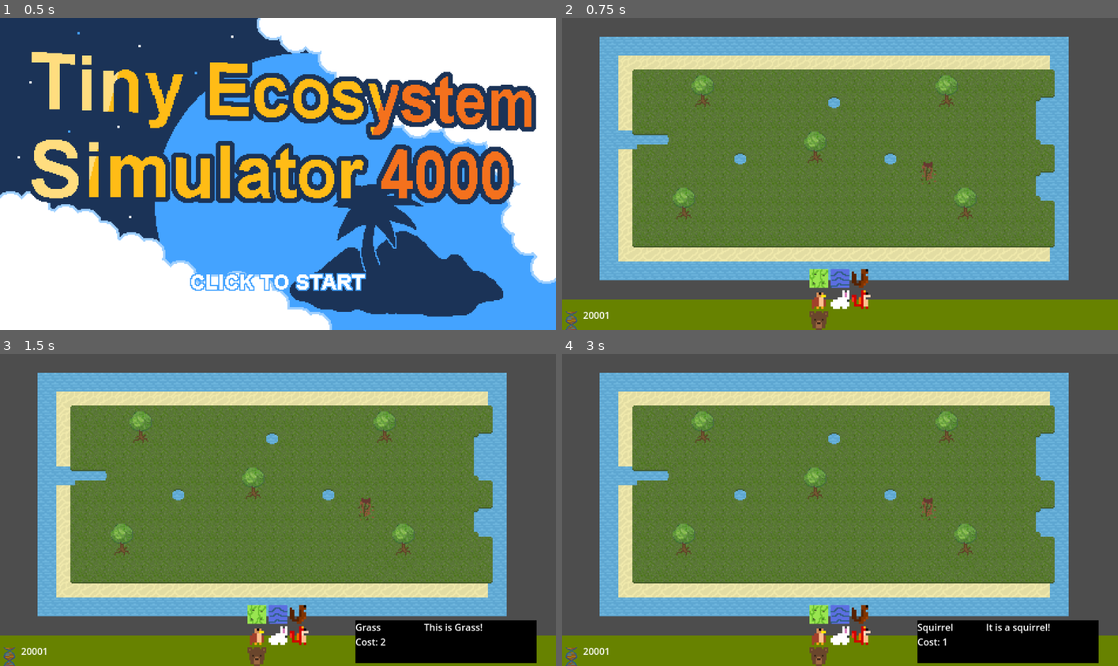
Above: before the commit, frames 1-4 (two rows, left to right).
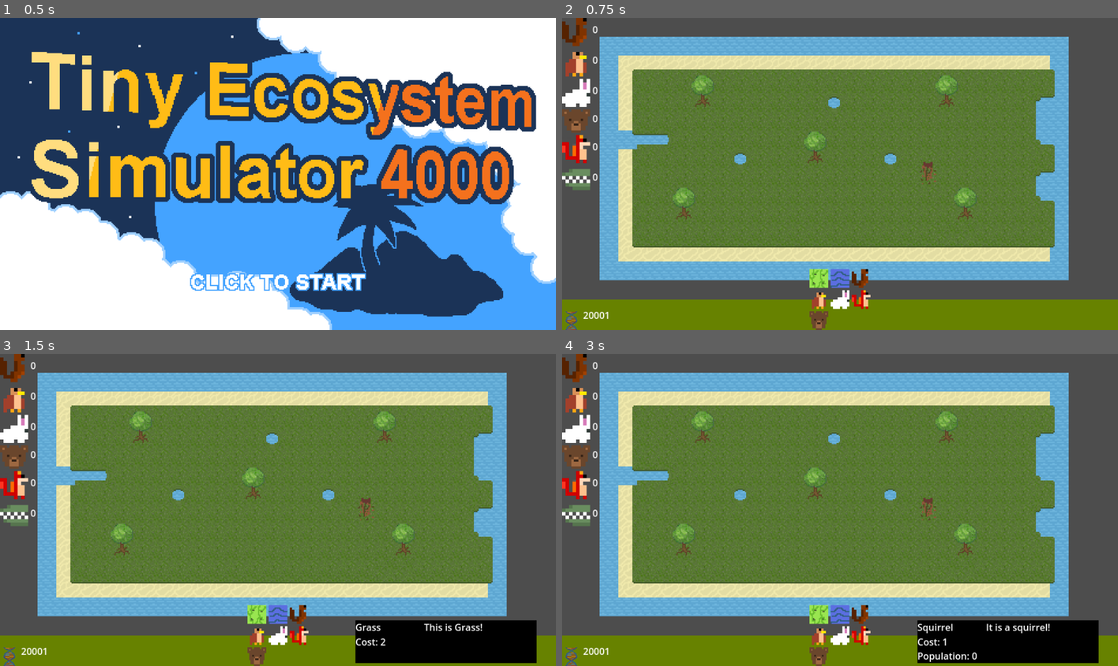
Above: after the commit, the same moments.

Repository: zliebowitz/ld56
Game: Godot game, scene res://Assets/Scripts/title_screen.tscn
Same seed, same stepped clock (60 frames per second), same inputs: the game is played once before the commit and once after it.
Inputs (mouse positions are in pixels of both pictures, inside the frame that each line leads up to):
- Up to frame 1 (0.5 s): no input
- Up to frame 2 (0.75 s): tap Enter at 0.5 s; move the mouse to (962, 158) at 0.52 s; click (962, 158) at 0.6 s
- Up to frame 3 (1.5 s): tap Space at 1.25 s; move the mouse to (255, 612) at 1.27 s; click (255, 612) at 1.35 s
- Up to frame 4 (3 s): tap Enter at 2 s; move the mouse to (840, 612) at 2.02 s; click (840, 612) at 2.1 s; tap Space at 2.75 s; move the mouse to (862, 612) at 2.77 s; click (862, 612) at 2.85 s

Frame 1 is identical in both runs. In frame 2, 1.7% of the frame differs, in the area x 0-7%, y 0-56%; in frame 3, 1.7%; in frame 4, 1.8%, in the area x 0-75%, y 0-99%.

Commit message:
fixing the animal parents and working on populations stats.

Diff:
--- a/Assets/Scripts/UI.gd
+++ b/Assets/Scripts/UI.gd
@@ -16,10 +16,14 @@
 		$Description/TileName.text = selected_name
 		$Description/TileDescription.text = selected_description
 		$Description/Cost.text = "Cost: " + str(AnimalDefinition.cost_from_name(selected_name, selected_animal_parent.get_child_count()))
+		$Description/Population.text = "Population: " + str(selected_animal_parent.get_child_count())
+
 	elif(!show_animal_info && $Description.visible):
 		$Description/TileName.text = selected_name
 		$Description/TileDescription.text = selected_description
 		$Description/Cost.text = "Cost: " + str(TileDefinition.cost_from_name(selected_name))
+		$Description/Population.text = ""
+
 
 func _on_tile_map_layer_tile_selected() -> void:
 	pass # Replace with function body.
@@ -28,6 +32,7 @@
 	tilemap.select_tile(tile_id)
 	$Description/TileName.text = tilename
 	$Description/TileDescription.text = description
+	$Description/Population.text = ""
 	$Description.visible = true
 	selected_name = tilename
 	selected_description = description
@@ -38,6 +43,7 @@
 	$Description/TileName.text = animal_name
 	$Description/TileDescription.text = descriptor
 	$Description/Cost.text = "Cost: " + str(AnimalDefinition.cost_from_name(animal_name, animal_parent.get_child_count()))
+	$Description/Population.text = "Population: " + str(animal_parent.get_child_count())
 	$Description.visible = true
 	selected_name = animal_name
 	selected_description = descriptor
--- /dev/null
+++ b/Assets/Scripts/population_hud.gd
@@ -0,0 +1,12 @@
+extends CanvasLayer
+
+
+
+# Called when the node enters the scene tree for the first time.
+func _ready() -> void:
+	pass # Replace with function body.
+
+
+# Called every frame. 'delta' is the elapsed time since the previous frame.
+func _process(delta: float) -> void:
+	pass
--- a/tilemap.tscn
+++ b/tilemap.tscn
@@ -26,6 +26,8 @@
 [ext_resource type="PackedScene" uid="uid://dt5mducivgh0f" path="res://Assets/Scripts/Animals/fox.tscn" id="20_4ynms"]
 [ext_resource type="Texture2D" uid="uid://cpr18x0j6ig2g" path="res://Graphics/Bear/BearIcon.png" id="20_xweg1"]
 [ext_resource type="PackedScene" uid="uid://evjonwcnwwmn" path="res://Assets/Scripts/Animals/Bear.tscn" id="23_tk8hd"]
+[ext_resource type="PackedScene" uid="uid://o8ok72imslx1" path="res://population_hud.tscn" id="27_3chdh"]
+[ext_resource type="Script" path="res://Assets/Scripts/population_hud.gd" id="28_gluq0"]
 
 [sub_resource type="TileSetAtlasSource" id="TileSetAtlasSource_47fab"]
 texture = ExtResource("1_lp1ne")
@@ -235,7 +237,7 @@
 animal_name = "Rabbit"
 animal_resource = ExtResource("18_055kk")
 description = "It's a Rabbit!"
-animal_parent = NodePath("../../../Animals/Hawks")
+animal_parent = NodePath("../../../Animals/Rabbit")
 
 [node name="Ui_Fox" type="TextureRect" parent="CanvasLayer/GridContainer" node_paths=PackedStringArray("animal_parent")]
 layout_mode = 2
@@ -255,7 +257,7 @@
 animal_name = "Bear"
 animal_resource = ExtResource("23_tk8hd")
 description = "It's a Bear!"
-animal_parent = NodePath("../../../Animals/Hawks")
+animal_parent = NodePath("../../../Animals/Bear")
 
 [node name="Description" type="ColorRect" parent="CanvasLayer"]
 visible = false
@@ -281,6 +283,15 @@
 offset_bottom = 12.0
 grow_vertical = 2
 
+[node name="Population" type="RichTextLabel" parent="CanvasLayer/Description"]
+layout_mode = 1
+anchors_preset = 2
+anchor_top = 1.0
+anchor_bottom = 1.0
+offset_top = -24.0
+offset_right = 249.0
+grow_vertical = 0
+
 [node name="TileDescription" type="RichTextLabel" parent="CanvasLayer/Description"]
 layout_mode = 1
 anchors_preset = 11
@@ -321,9 +332,18 @@
 
 [node name="Fox" type="Node" parent="Animals"]
 
+[node name="Bear" type="Node" parent="Animals"]
+
+[node name="Rabbit" type="Node" parent="Animals"]
+
+[node name="Alligator" type="Node" parent="Animals"]
+
 [node name="AudioStreamPlayer" type="AudioStreamPlayer" parent="."]
 stream = ExtResource("18_3bs1d")
 autoplay = true
+
+[node name="PopulationHUD" parent="." instance=ExtResource("27_3chdh")]
+script = ExtResource("28_gluq0")
 
 [connection signal="tile_placed" from="TileMapLayer" to="CanvasLayer" method="_on_tile_map_layer_tile_placed"]
 [connection signal="ui_tile_selected" from="CanvasLayer/GridContainer/UI_Tile" to="CanvasLayer" method="_on_ui_tile_selected"]
Not shown: 1 places in tilemap.tscn that only renumber resources
